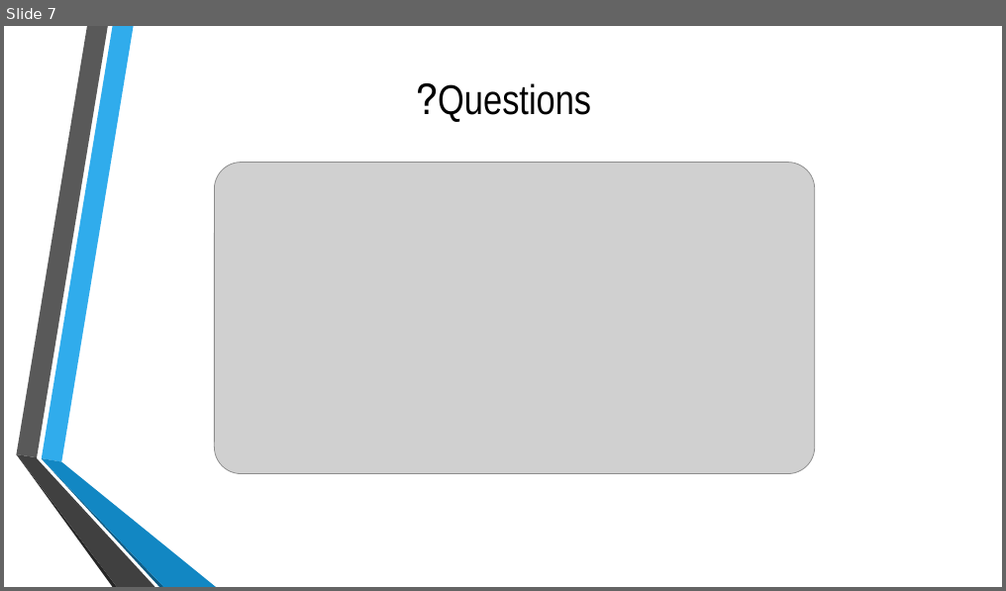
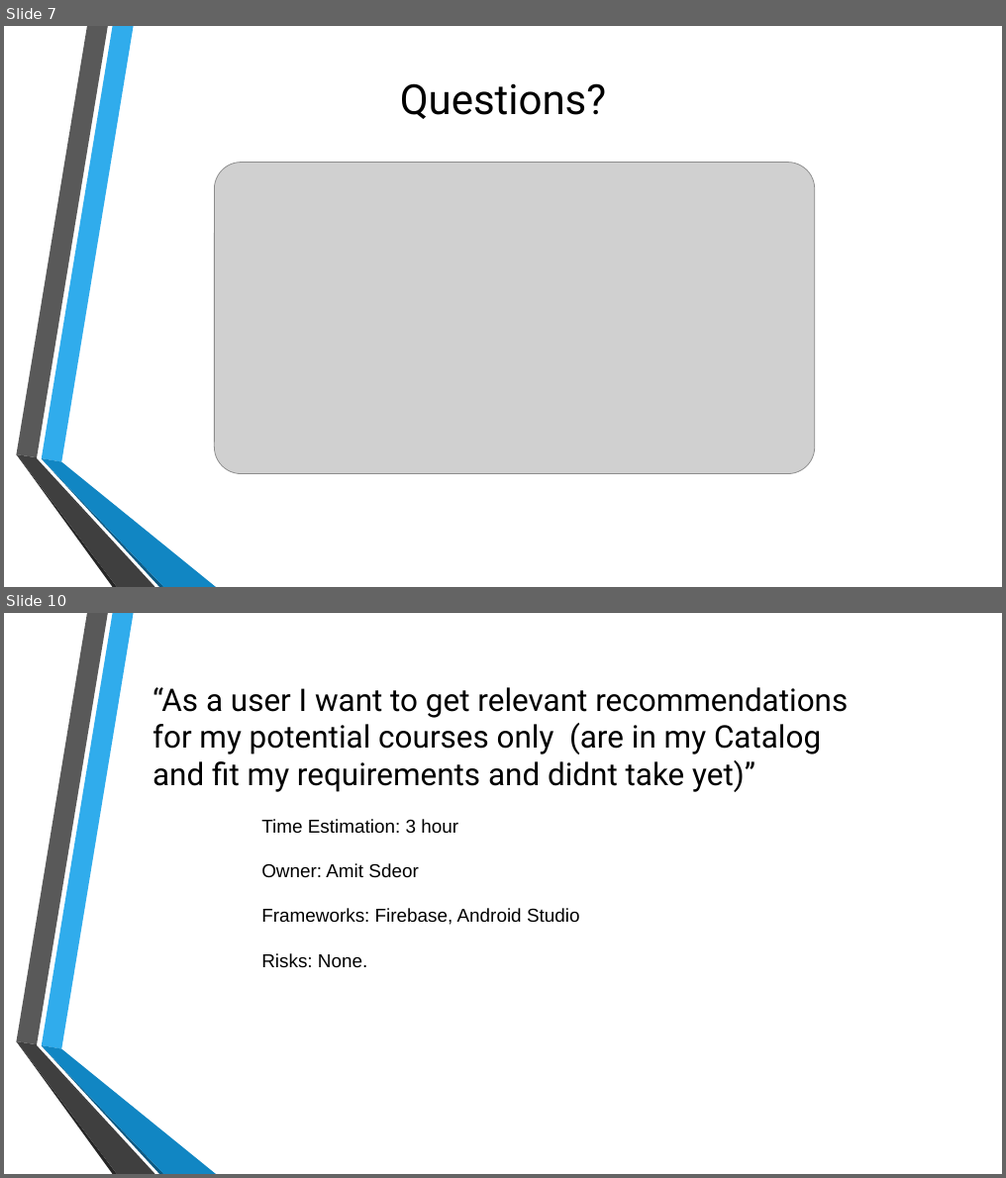
Before and after one commit to royhirsch1/BackPackBuddy, a slide deck: Course freak.pptx. Shown one above the other, each under a label of ours: slide 7 before the commit, slides 7 and 10 after it; the slides between them are not shown. The pictures are 1006x591 and 1006x1178 pixels, drawn with LibreOffice and Linux fonts; fonts in the diff are those of the drawing; grey boxes stand for pictures; background and template pictures are left out. Boxes give left, top, right and bottom in pixels: in the first picture for what was removed or moved away, otherwise in the second. Text is boxed around its words. In the diff, an @@ line names an element or a change of style, - is before the commit and + after.

```diff
--- a/Course freak.pptx
+++ b/Course freak.pptx
@@ slide 10 added at [4, 613, 1002, 1174], background picture (left out); not listed: 6 template elements that a slide beside it also shows @@
@@ text added at [152, 687, 847, 792], 30 pt, text #000000 @@
+“As a user I want to get relevant recommendations for my potential courses only (are in my Catalog and fit my requirements and didnt take yet)”
@@ text added at [261, 819, 580, 968], 18 pt, text #000000 @@
+Time Estimation: 3 hour
+Owner: Amit Sdeor
+Frameworks: Firebase, Android Studio
+Risks: None.
@@ slide 7 changed as well @@
@@ text "Questions?" at [400, 83, 606, 119]: font Arial Narrow to Roboto @@
```
Also in this commit, not shown: 6 other slides changed, 22 other slides added.
